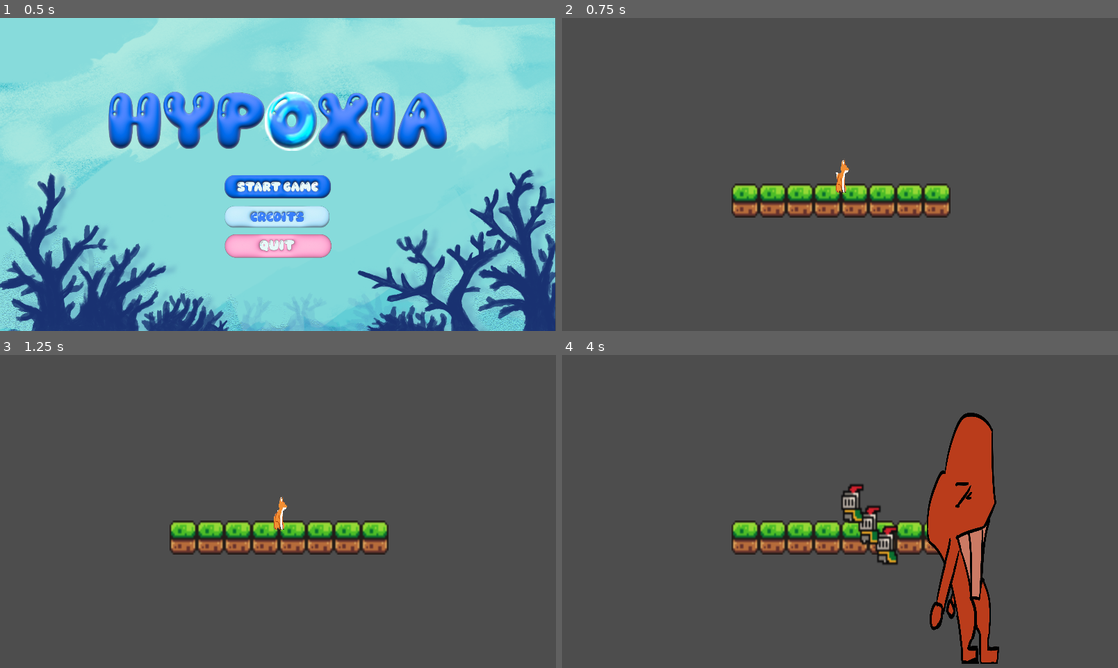
Above: before the commit, frames 1-4 (two rows, left to right).
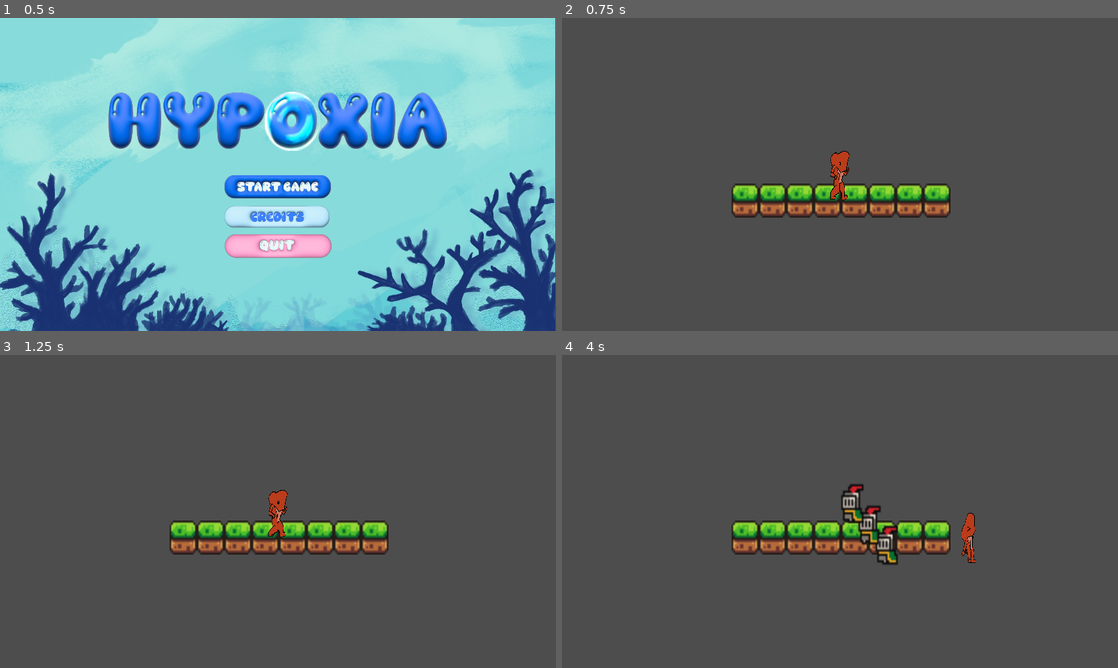
Above: after the commit, the same moments.

Repository: Tonevanda/hypoxia
Game: Godot game, scene res://scenes/titlescreen.tscn
Two runs of this game, one before a commit and one after it. Both use one fixed random seed, a clock stepped at 60 frames per second and the inputs below.
Inputs (mouse positions are in pixels of both pictures, inside the frame that each line leads up to):
- Up to frame 1 (0.5 s): no input
- Up to frame 2 (0.75 s): click (840, 187) at 0.5 s
- Up to frame 3 (1.25 s): no input
- Up to frame 4 (4 s): hold Right (ui_right) 1.28-2.03 s; tap Space (attack) every 0.75 s from 1.35 to 3.6 s; hold Down (ui_down) 2.03-2.78 s; hold Right (ui_right) 2.78-3.53 s; hold Up (ui_up) from 3.53 s (still down)

Frame 1 is identical in both runs. In frame 2, 0.4% of the frame differs, in the area x 48-52%, y 42-58%; in frame 3, 0.4%; in frame 4, 6.8%, in the area x 65-79%, y 18-99%.

Commit message:
added whale sprites

Diff:
--- a/scenes/player.tscn
+++ b/scenes/player.tscn
@@ -1,28 +1,10 @@
-[gd_scene load_steps=30 format=3 uid="uid://bhenoi4ci8ml2"]
+[gd_scene load_steps=20 format=3 uid="uid://bhenoi4ci8ml2"]
 
 [ext_resource type="Script" path="res://scripts/oxygentracker.gd" id="1_4lh5p"]
 [ext_resource type="Script" path="res://scripts/movement.gd" id="2_uil6b"]
 [ext_resource type="Texture2D" uid="uid://2ecsv71t7lvu" path="res://assets/attack_animation_no_lines_png.png" id="3_j4tn4"]
-[ext_resource type="Texture2D" uid="uid://cqv0qnjwl7cxs" path="res://assets/fox_idle_1.png" id="3_r8p43"]
-[ext_resource type="Texture2D" uid="uid://cb0wb0lehsxg7" path="res://assets/fox_idle_2.png" id="4_51eln"]
-[ext_resource type="Texture2D" uid="uid://yvm0fvd2sm32" path="res://assets/fox_idle_3.png" id="5_k3u8q"]
-[ext_resource type="Texture2D" uid="uid://bkgebb8vmp64o" path="res://assets/fox_idle_4.png" id="6_pktjv"]
-[ext_resource type="Texture2D" uid="uid://b1m5ymkxljliq" path="res://assets/fox_idle_5.png" id="7_2tpmo"]
-[ext_resource type="Texture2D" uid="uid://df18n1xv3nibc" path="res://assets/fox_idle_6.png" id="8_jjno0"]
-[ext_resource type="Texture2D" uid="uid://cfiaoynjrp5c6" path="res://assets/fox_idle_7.png" id="9_4llsc"]
-[ext_resource type="Texture2D" uid="uid://8jn1whu5c5u4" path="res://assets/fox_idle_8.png" id="10_x3vwa"]
-[ext_resource type="Texture2D" uid="uid://bi4eie62nffg6" path="res://assets/fox_idle_9.png" id="11_pocj7"]
-[ext_resource type="Texture2D" uid="uid://d1yvat5l66027" path="res://assets/fox_idle_10.png" id="12_7hx36"]
-[ext_resource type="Texture2D" uid="uid://5al4ktw2ime3" path="res://assets/fox_idle_11.png" id="13_kmpjw"]
-[ext_resource type="Texture2D" uid="uid://delqtex2uoylf" path="res://assets/fox_idle_12.png" id="14_ffcfi"]
-[ext_resource type="Texture2D" uid="uid://clcc87r8ptrn4" path="res://assets/fox_idle_13.png" id="15_jptm3"]
-[ext_resource type="Texture2D" uid="uid://c1w0iagdfgidw" path="res://assets/fox_idle_14.png" id="16_qd84x"]
-[ext_resource type="Texture2D" uid="uid://051u1xqiynn6" path="res://assets/fox_idle_15.png" id="17_kc1hc"]
-[ext_resource type="Texture2D" uid="uid://caey81ge5rt3f" path="res://assets/fox_idle_16.png" id="18_oh4km"]
-[ext_resource type="Texture2D" uid="uid://b333jwgd0lryo" path="res://assets/fox_run_1.png" id="19_6g3bl"]
-[ext_resource type="Texture2D" uid="uid://d3y6h7xkgxywe" path="res://assets/fox_run_2.png" id="20_27xa1"]
-[ext_resource type="Texture2D" uid="uid://dq6f3lrsbrmht" path="res://assets/fox_run_3.png" id="21_vuhki"]
-[ext_resource type="Texture2D" uid="uid://ctd687c2vhoqk" path="res://assets/fox_run_4.png" id="22_o5p0y"]
+[ext_resource type="Texture2D" uid="uid://cx8o784sg7408" path="res://assets/ile_animation_whale_png.png" id="4_o0xyu"]
+[ext_resource type="Texture2D" uid="uid://ds6nwr11a4yn4" path="res://assets/wALK_CYCLE_whale_png.png" id="5_02woh"]
 [ext_resource type="PackedScene" path="res://scenes/collision.tscn" id="24_oew4c"]
 
 [sub_resource type="AtlasTexture" id="AtlasTexture_0dkyp"]
@@ -36,6 +18,38 @@
 [sub_resource type="AtlasTexture" id="AtlasTexture_p07cw"]
 atlas = ExtResource("3_j4tn4")
 region = Rect2(3300, 0, 1650, 1650)
+
+[sub_resource type="AtlasTexture" id="AtlasTexture_7c3wj"]
+atlas = ExtResource("4_o0xyu")
+region = Rect2(0, 0, 1650, 1650)
+
+[sub_resource type="AtlasTexture" id="AtlasTexture_lqnqb"]
+atlas = ExtResource("4_o0xyu")
+region = Rect2(1650, 0, 1650, 1650)
+
+[sub_resource type="AtlasTexture" id="AtlasTexture_aeqxr"]
+atlas = ExtResource("4_o0xyu")
+region = Rect2(3300, 0, 1650, 1650)
+
+[sub_resource type="AtlasTexture" id="AtlasTexture_7brwt"]
+atlas = ExtResource("4_o0xyu")
+region = Rect2(4950, 0, 1650, 1650)
+
+[sub_resource type="AtlasTexture" id="AtlasTexture_bjts4"]
+atlas = ExtResource("5_02woh")
+region = Rect2(0, 0, 1650, 1650)
+
+[sub_resource type="AtlasTexture" id="AtlasTexture_pbeol"]
+atlas = ExtResource("5_02woh")
+region = Rect2(1650, 0, 1650, 1650)
+
+[sub_resource type="AtlasTexture" id="AtlasTexture_46e0n"]
+atlas = ExtResource("5_02woh")
+region = Rect2(3300, 0, 1650, 1650)
+
+[sub_resource type="AtlasTexture" id="AtlasTexture_gga86"]
+atlas = ExtResource("5_02woh")
+region = Rect2(4950, 0, 1650, 1650)
 
 [sub_resource type="SpriteFrames" id="SpriteFrames_iywin"]
 animations = [{
@@ -55,69 +69,33 @@
 }, {
 "frames": [{
 "duration": 1.0,
-"texture": ExtResource("3_r8p43")
+"texture": SubResource("AtlasTexture_7c3wj")
 }, {
 "duration": 1.0,
-"texture": ExtResource("4_51eln")
+"texture": SubResource("AtlasTexture_lqnqb")
 }, {
 "duration": 1.0,
-"texture": ExtResource("5_k3u8q")
+"texture": SubResource("AtlasTexture_aeqxr")
 }, {
 "duration": 1.0,
-"texture": ExtResource("6_pktjv")
-}, {
-"duration": 1.0,
-"texture": ExtResource("7_2tpmo")
-}, {
-"duration": 1.0,
-"texture": ExtResource("8_jjno0")
-}, {
-"duration": 1.0,
-"texture": ExtResource("9_4llsc")
-}, {
-"duration": 1.0,
-"texture": ExtResource("10_x3vwa")
-}, {
-"duration": 1.0,
-"texture": ExtResource("11_pocj7")
-}, {
-"duration": 1.0,
-"texture": ExtResource("12_7hx36")
-}, {
-"duration": 1.0,
-"texture": ExtResource("13_kmpjw")
-}, {
-"duration": 1.0,
-"texture": ExtResource("14_ffcfi")
-}, {
-"duration": 1.0,
-"texture": ExtResource("15_jptm3")
-}, {
-"duration": 1.0,
-"texture": ExtResource("16_qd84x")
-}, {
-"duration": 1.0,
-"texture": ExtResource("17_kc1hc")
-}, {
-"duration": 1.0,
-"texture": ExtResource("18_oh4km")
+"texture": SubResource("AtlasTexture_7brwt")
 }],
 "loop": true,
 "name": &"idle",
-"speed": 13.0
+"speed": 5.0
 }, {
 "frames": [{
 "duration": 1.0,
-"texture": ExtResource("19_6g3bl")
+"texture": SubResource("AtlasTexture_bjts4")
 }, {
 "duration": 1.0,
-"texture": ExtResource("20_27xa1")
+"texture": SubResource("AtlasTexture_pbeol")
 }, {
 "duration": 1.0,
-"texture": ExtResource("21_vuhki")
+"texture": SubResource("AtlasTexture_46e0n")
 }, {
 "duration": 1.0,
-"texture": ExtResource("22_o5p0y")
+"texture": SubResource("AtlasTexture_gga86")
 }],
 "loop": true,
 "name": &"run",
@@ -137,6 +115,7 @@
 script = ExtResource("2_uil6b")
 
 [node name="AnimatedSprite2D" type="AnimatedSprite2D" parent="Whale"]
+scale = Vector2(0.2, 0.2)
 sprite_frames = SubResource("SpriteFrames_iywin")
 animation = &"attack"
 autoplay = "attack"
Binary file added: assets/ile_animation_whale_png.png
Not shown, added: assets/ile_animation_whale_png.png.import
Binary file added: assets/wALK_CYCLE_whale_png.png
Not shown, added: assets/wALK_CYCLE_whale_png.png.import
